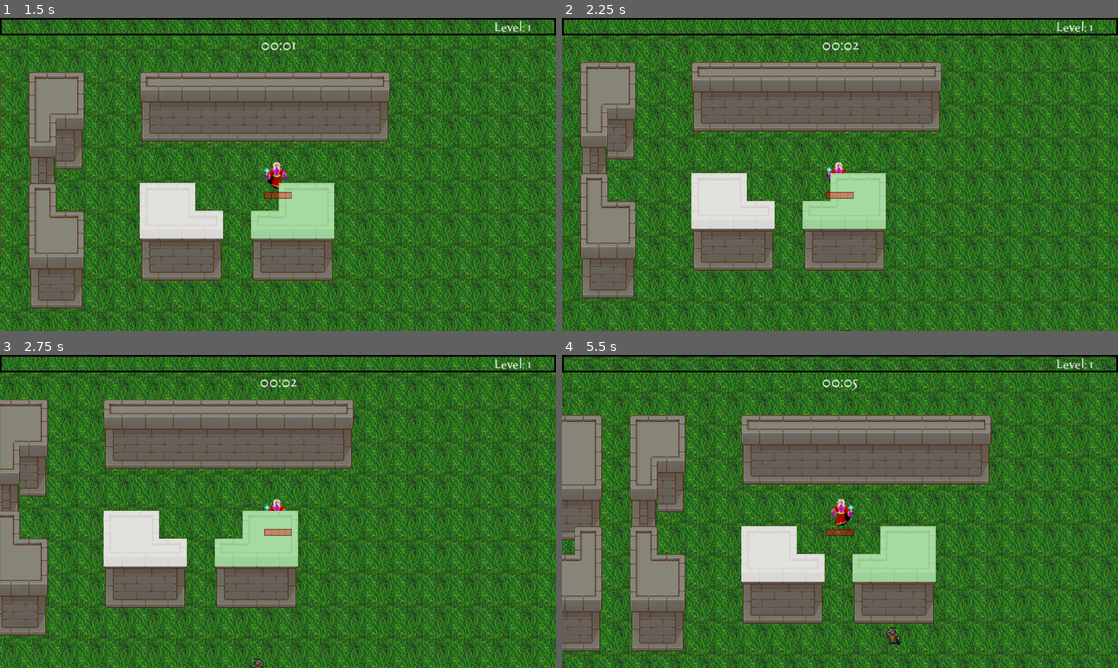
Above: before the commit, frames 1-4 (two rows, left to right).
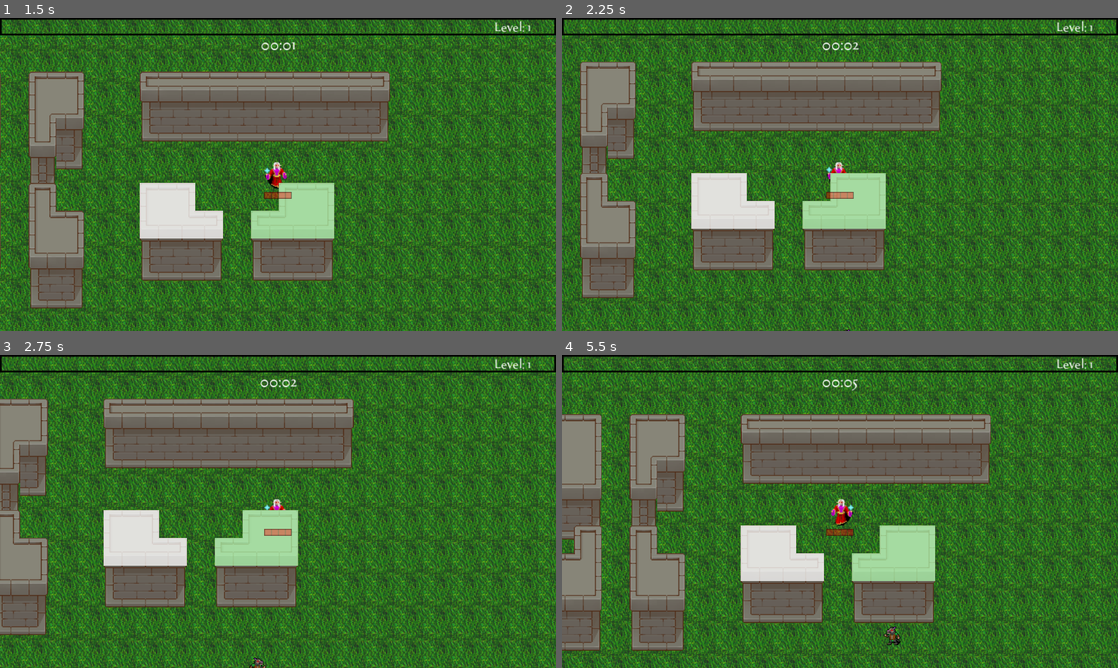
Above: after the commit, the same moments.

Repository: hlalljie/vampire-survivor_castle-defense
Game: Godot game, scene res://World/test_world.tscn
Same seed, same stepped clock (60 frames per second), same inputs: the game is played once before the commit and once after it. Sound files missing from this copy of the repository are replaced by a short silence.
Inputs (mouse positions are in pixels of both pictures, inside the frame that each line leads up to):
- Up to frame 1 (1.5 s): tap Enter at 0.5 s; move the mouse to (400, 158) at 0.52 s; hold D (right) 0.53-1.28 s; click (400, 158) at 0.6 s; move the mouse to (166, 190) at 1.27 s; hold S (down) from 1.28 s (still down); click (166, 190) at 1.35 s
- Up to frame 2 (2.25 s): move the mouse to (895, 105) at 2.02 s; release S (down) at 2.03 s; hold D (right) from 2.03 s (still down); click (895, 105) at 2.1 s
- Up to frame 3 (2.75 s): keep holding D (right)
- Up to frame 4 (5.5 s): move the mouse to (812, 574) at 2.77 s; release D (right) at 2.78 s; hold W (up) 2.78-3.53 s; click (812, 574) at 2.85 s; move the mouse to (1006, 558) at 3.52 s; hold A (left) 3.53-5.03 s; click (1006, 558) at 3.6 s; move the mouse to (673, 464) at 4.27 s; click (673, 464) at 4.35 s; move the mouse to (867, 511) at 5.02 s; hold S (down) from 5.03 s (still down); click (867, 511) at 5.1 s

Frame 1 is identical in both runs. In frame 2, 3.3% of the frame differs, in the area x 0-100%, y 0-100%; in frame 3, 12%; in frame 4, 13%.

Commit message:
setup hurt polygons for hurt groups

Diff:
--- /dev/null
+++ b/Utility/hurt_polygon.gd
@@ -0,0 +1,65 @@
+extends Area2D
+
+@export_enum("Cooldown", "HitOnce", "DisableHitBox") var HurtPolygonType: int = 0
+
+@onready var collision = $CollisionPolygon2D
+@onready var disableTimer = $DisableTimer
+
+## Sends damage when hurt
+signal hurt(damage: int, angle: Vector2, knockback: int)
+
+var hit_once_list: Array = []
+
+func _on_area_entered(area: Area2D) -> void:
+	# checks attacks
+	if area.is_in_group("attack"):
+		# if the attack does damage
+		if not area.get("damage") == null:
+			# does effects based on what type of damage
+			match HurtPolygonType:
+				0: # Cooldown
+					# disables the hurtbox of the victim
+					collision.call_deferred("set", "disabled", true)
+					# activates the cooldown timer,
+					# which will reactive the hurtbox once done
+					disableTimer.start()
+				1: # HitOnce
+					# add to the already hit once list if not in it
+					if not hit_once_list.has(area):
+						hit_once_list.append(area)
+						# if the item can be destroyed, attach the remove signal to erase it when destroyed
+						if area.has_signal("remove_from_list"):
+							if not area.is_connected("remove_from_list", Callable(self, "remove_object_from_list")):
+								area.connect("remove_from_list", Callable(self, "remove_object_from_list"))
+					# otherwise ignore damage
+					else:
+						return
+				2: # DisableHitBox
+					if area.has_method("temp_disable"):
+						# temporarily disables the hitbox of the attacker
+						area.temp_disable()
+
+			# collect hurt infomormation from damaging party
+			var damage = area.damage
+			var angle: Vector2 = Vector2(0.0, 0.0)
+			var knockback: int = 1
+			# get ventor of knockback
+			if not area.get("angle") == null:
+				angle = area.angle
+			if not area.get("knockback_amount") == null:
+				knockback = area.knockback_amount
+
+			# send hurt signal
+			hurt.emit(damage, angle, knockback)
+			# respond to projectile with hp to register a hit
+			if area.has_method("enemy_hit"):
+				area.enemy_hit(1)
+
+func remove_object_from_list(object: Object):
+	if hit_once_list.has(object):
+		hit_once_list.erase(object)
+
+
+## Stop disabling hurtbox on timeout
+func _on_disable_timer_timeout() -> void:
+	collision.call_deferred("set", "disabled", false)
--- /dev/null
+++ b/Utility/hurt_polygon.tscn
@@ -0,0 +1,17 @@
+[gd_scene load_steps=2 format=3 uid="uid://dvxbpr0eavwtg"]
+
+[ext_resource type="Script" path="res://Utility/hurt_polygon.gd" id="1_d3n6f"]
+
+[node name="HurtPolygon" type="Area2D"]
+collision_layer = 0
+collision_mask = 0
+script = ExtResource("1_d3n6f")
+
+[node name="CollisionPolygon2D" type="CollisionPolygon2D" parent="."]
+
+[node name="DisableTimer" type="Timer" parent="."]
+wait_time = 0.5
+one_shot = true
+
+[connection signal="area_entered" from="." to="." method="_on_area_entered"]
+[connection signal="timeout" from="DisableTimer" to="." method="_on_disable_timer_timeout"]
--- a/World/Tilemaps/hurt_group.tscn
+++ b/World/Tilemaps/hurt_group.tscn
@@ -1,8 +1,8 @@
 [gd_scene load_steps=6 format=3 uid="uid://ddioafh0x7lsh"]
 
 [ext_resource type="Texture2D" uid="uid://brsjpjhfysry6" path="res://Textures/World/white_square.png" id="1_bdh2g"]
-[ext_resource type="PackedScene" uid="uid://c6lj84u0fegmg" path="res://Utility/hurt_box.tscn" id="2_kuigb"]
 [ext_resource type="Script" path="res://hurt_group.gd" id="2_orsnc"]
+[ext_resource type="PackedScene" uid="uid://dvxbpr0eavwtg" path="res://Utility/hurt_polygon.tscn" id="3_uh8pr"]
 
 [sub_resource type="TileSetAtlasSource" id="TileSetAtlasSource_o0d37"]
 texture = ExtResource("1_bdh2g")
@@ -19,12 +19,13 @@
 tile_set = SubResource("TileSet_37d5x")
 script = ExtResource("2_orsnc")
 
-[node name="HurtBox" parent="." instance=ExtResource("2_kuigb")]
-collision_mask = 16
-
 [node name="StaticBody2D" type="StaticBody2D" parent="."]
 z_as_relative = false
 
 [node name="CollisionPolygon2D" type="CollisionPolygon2D" parent="StaticBody2D"]
 
-[editable path="HurtBox"]
+[node name="HurtPolygon" parent="." instance=ExtResource("3_uh8pr")]
+collision_layer = 16
+collision_mask = 16
+
+[connection signal="hurt" from="HurtPolygon" to="." method="_on_hurt_polygon_hurt"]
--- a/World/Towns/test_town.tscn
+++ b/World/Towns/test_town.tscn
@@ -469,17 +469,16 @@
 
 [node name="TestTown" type="Node2D"]
 
-[node name="TileMapLayer" type="TileMapLayer" parent="."]
+[node name="Walls" type="TileMapLayer" parent="."]
 tile_map_data = PackedByteArray("AAD+/wEAAAADAAQAAAD//wEAAAAHAAcAAAAAAAEAAAAFAAcAAAD//wAAAAAFAAIAAAD+/wAAAAADAAIAAAADAA …(832 unchanged characters)…
 tile_set = SubResource("TileSet_o1s81")
 
-[node name="HurtGroup" parent="TileMapLayer" instance=ExtResource("2_v1y5e")]
+[node name="HurtGroup" parent="Walls" instance=ExtResource("2_v1y5e")]
 modulate = Color(1, 1, 1, 0.74902)
 tile_map_data = PackedByteArray("AAD+/wAAAQAAAAAAAAD//wAAAQAAAAAAAAD//wEAAQAAAAAAAAD+/wEAAQAAAAAAAAAAAAEAAQAAAAAAAAA=")
 
-[node name="HurtGroup2" parent="TileMapLayer" instance=ExtResource("2_v1y5e")]
+[node name="HurtGroup2" parent="Walls" instance=ExtResource("2_v1y5e")]
 self_modulate = Color(0.833984, 1, 0.834633, 1)
 tile_map_data = PackedByteArray("AAACAAEAAQAAAAAAAAADAAEAAQAAAAAAAAAEAAEAAQAAAAAAAAAEAAAAAQAAAAAAAAADAAAAAQAAAAAAAAA=")
 
-[editable path="TileMapLayer/HurtGroup2"]
-[editable path="TileMapLayer/HurtGroup2/HurtBox"]
+[editable path="Walls/HurtGroup2"]
--- a/hurt_group.gd
+++ b/hurt_group.gd
@@ -1,16 +1,16 @@
 extends TileMapLayer
 
 @onready var parent_layer: TileMapLayer = get_parent()
-@onready var hurt_collision_shape: CollisionShape2D = $HurtBox/CollisionShape2D
+@onready var hurt_collision_polygon: CollisionPolygon2D = $HurtPolygon/CollisionPolygon2D
 @onready var static_collision_body: StaticBody2D = $StaticBody2D
-@onready var static_collision_shape: CollisionPolygon2D = $StaticBody2D/CollisionPolygon2D
+@onready var static_collision_polygon: CollisionPolygon2D = $StaticBody2D/CollisionPolygon2D
 
 @export var hp = 100
 
 func _ready():
 	create_combined_collision_polygon()
 	# turn off collisions on parent
-	#parent_layer.collision_enabled = false
+	parent_layer.collision_enabled = false
 	#visible = false
 
 func create_combined_collision_polygon() -> void:
@@ -25,15 +25,10 @@
 		# merge the transformed polygon with the new collision polygon
 		new_collision_polygon_points = Geometry2D.merge_polygons(new_collision_polygon_points, parent_poly)[0]
 
-	# create the polygon shape
-	var hurt_collision_polygon: ConvexPolygonShape2D = ConvexPolygonShape2D.new()
-	var static_collision_polygon: ConvexPolygonShape2D = ConvexPolygonShape2D.new()
-	hurt_collision_polygon.set_point_cloud(new_collision_polygon_points)
-	static_collision_polygon.set_point_cloud(new_collision_polygon_points)
-	#set collision polygons for hurtgroup to our new combined collision polygon
-	#hurt_collision_shape.set_shape(hurt_collision_polygon)
 	print(new_collision_polygon_points)
-	static_collision_shape.set_polygon(new_collision_polygon_points)
+	# set collision polygons for hurtgroup to our new combined collision polygon
+	hurt_collision_polygon.set_polygon(new_collision_polygon_points)
+	static_collision_polygon.set_polygon(new_collision_polygon_points)
 
 
 func get_cell_collision_polygon(cell: Vector2i) -> PackedVector2Array:
@@ -58,7 +53,7 @@
 	return translated_polygon
 
 
-func _on_hurt_box_hurt(damage: int, _angle: Vector2, _knockback: int) -> void:
+func _on_hurt_polygon_hurt(damage: int, _angle: Vector2, _knockback: int) -> void:
 	hp -= damage
 	print("Hurt Group hit for %d damage. HP left: %d" % [damage, hp])
 	if hp <= 0:
